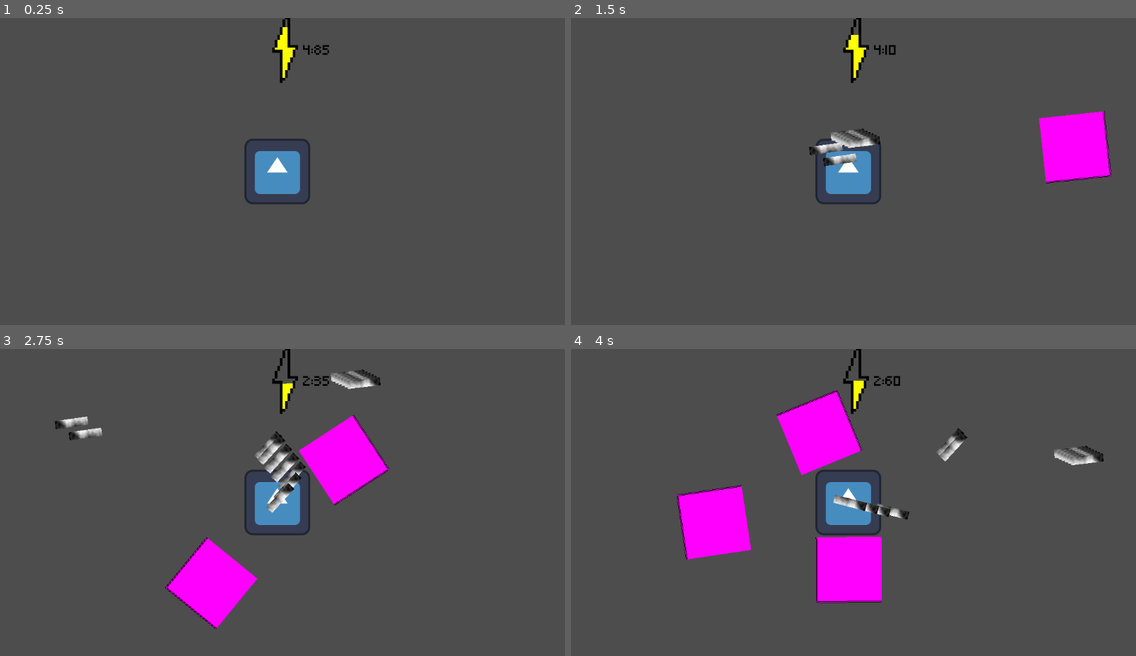
Above: before the commit, frames 1-4 (two rows, left to right).
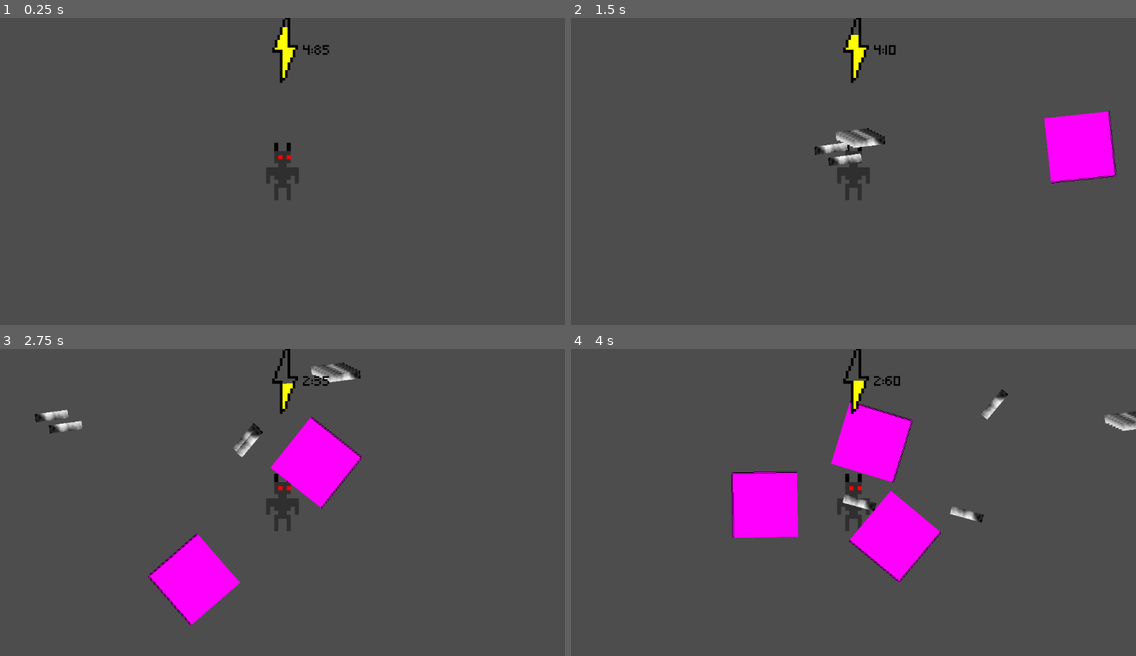
Above: after the commit, the same moments.

Repository: AJISGit/GMTK-2026-Game
Game: Godot game, scene res://scenes/main_scene.tscn
Same seed, same stepped clock (60 frames per second), same inputs: the game is played once before the commit and once after it. The engine's default icon, where the game draws it, is replaced by a stand-in: a white triangle on a blue panel in a dark square.
Inputs (mouse positions are in pixels of both pictures, inside the frame that each line leads up to):
- Up to frame 1 (0.25 s): no input
- Up to frame 2 (1.5 s): tap Enter at 0.5 s; move the mouse to (977, 156) at 0.52 s; press the mouse at (977, 156) at 0.53 s; hold D (move_right) 0.53-1.28 s; move the mouse to (740, 186) at 1.27 s; release the mouse at (740, 186) at 1.28 s; hold S (move_down) from 1.28 s (still down); click (740, 186) at 1.35 s
- Up to frame 3 (2.75 s): move the mouse to (339, 434) at 2.02 s; release S (move_down) at 2.03 s; press the mouse at (339, 434) at 2.03 s; hold D (move_right) from 2.03 s (still down)
- Up to frame 4 (4 s): move the mouse to (825, 563) at 2.77 s; release D (move_right) at 2.78 s; release the mouse at (825, 563) at 2.78 s; hold W (move_up) 2.78-3.53 s; click (825, 563) at 2.85 s; move the mouse to (1023, 548) at 3.52 s; press the mouse at (1023, 548) at 3.53 s; hold A (move_left) from 3.53 s (still down)

The runs differ from the first frame. In frame 1, 1.5% of the frame differs, in the area x 43-55%, y 39-61%; in frame 2, 2.4%; in frame 3, 7.2%; in frame 4, 15%, in the area x 18-100%, y 13-83%.

Commit message:
Add player animation image

Diff:
--- a/scenes/main_scene.tscn
+++ b/scenes/main_scene.tscn
@@ -192,9 +192,11 @@
 
 [node name="Player" parent="." unique_id=2028119880 instance=ExtResource("1_w2twt")]
 unique_name_in_owner = true
+scale = Vector2(8, 8)
 
 [node name="Camera2D" type="Camera2D" parent="Player" unique_id=1200336497]
 position = Vector2(10, 0)
+offset = Vector2(-80, 0)
 
 [node name="TheStuff" type="CanvasLayer" parent="Player/Camera2D" unique_id=1386341203]
 offset = Vector2(550, 300)
--- a/scenes/player.tscn
+++ b/scenes/player.tscn
@@ -1,25 +1,76 @@
 [gd_scene format=3 uid="uid://ejiowo0bn0y3"]
 
 [ext_resource type="Script" uid="uid://venxp0av7n45" path="res://scripts/robot.gd" id="1_g2els"]
-[ext_resource type="Texture2D" uid="uid://c0fypl2j6jud7" path="res://icon.svg" id="2_qhqgy"]
+[ext_resource type="Texture2D" uid="uid://clgpufim1v1x1" path="res://sprites/player.png" id="2_g2els"]
+
+[sub_resource type="AtlasTexture" id="AtlasTexture_g2els"]
+atlas = ExtResource("2_g2els")
+region = Rect2(9, 0, 8, 14)
+
+[sub_resource type="AtlasTexture" id="AtlasTexture_qhqgy"]
+atlas = ExtResource("2_g2els")
+region = Rect2(0, 0, 8, 14)
 
 [sub_resource type="AtlasTexture" id="AtlasTexture_dqkch"]
-atlas = ExtResource("2_qhqgy")
-region = Rect2(0, 0, 128, 128)
+atlas = ExtResource("2_g2els")
+region = Rect2(36, 0, 8, 14)
 
-[sub_resource type="SpriteFrames" id="SpriteFrames_qlg0r"]
+[sub_resource type="AtlasTexture" id="AtlasTexture_qlg0r"]
+atlas = ExtResource("2_g2els")
+region = Rect2(45, 0, 8, 14)
+
+[sub_resource type="AtlasTexture" id="AtlasTexture_tuyoq"]
+atlas = ExtResource("2_g2els")
+region = Rect2(18, 0, 8, 14)
+
+[sub_resource type="AtlasTexture" id="AtlasTexture_fjrip"]
+atlas = ExtResource("2_g2els")
+region = Rect2(27, 0, 8, 14)
+
+[sub_resource type="SpriteFrames" id="SpriteFrames_dqkch"]
 animations = [{
 "frames": [{
 "duration": 1.0,
-"texture": SubResource("AtlasTexture_dqkch")
+"texture": SubResource("AtlasTexture_g2els")
 }],
 "loop": true,
-"name": &"default",
+"name": &"idle_back",
+"speed": 5.0
+}, {
+"frames": [{
+"duration": 1.0,
+"texture": SubResource("AtlasTexture_qhqgy")
+}],
+"loop": true,
+"name": &"idle_front",
+"speed": 5.0
+}, {
+"frames": [{
+"duration": 1.0,
+"texture": SubResource("AtlasTexture_dqkch")
+}, {
+"duration": 1.0,
+"texture": SubResource("AtlasTexture_qlg0r")
+}],
+"loop": true,
+"name": &"walk_back",
+"speed": 5.0
+}, {
+"frames": [{
+"duration": 1.0,
+"texture": SubResource("AtlasTexture_tuyoq")
+}, {
+"duration": 1.0,
+"texture": SubResource("AtlasTexture_fjrip")
+}],
+"loop": true,
+"name": &"walk_front",
 "speed": 5.0
 }]
 
-[sub_resource type="RectangleShape2D" id="RectangleShape2D_tuyoq"]
-size = Vector2(127, 132)
+[sub_resource type="CapsuleShape2D" id="CapsuleShape2D_qlg0r"]
+radius = 3.5
+height = 12.0
 
 [node name="Player" type="CharacterBody2D" unique_id=2028119880 node_paths=PackedStringArray("sprite", "energy_timer")]
 script = ExtResource("1_g2els")
@@ -28,11 +79,14 @@
 metadata/_custom_type_script = "uid://venxp0av7n45"
 
 [node name="AnimatedSprite2D" type="AnimatedSprite2D" parent="." unique_id=143727711]
-sprite_frames = SubResource("SpriteFrames_qlg0r")
+sprite_frames = SubResource("SpriteFrames_dqkch")
+animation = &"walk_back"
+autoplay = "idle_front"
+frame_progress = 0.44886872
 
 [node name="CollisionShape2D" type="CollisionShape2D" parent="." unique_id=1343149269]
-position = Vector2(0.5, 1)
-shape = SubResource("RectangleShape2D_tuyoq")
+position = Vector2(-0.5, 0)
+shape = SubResource("CapsuleShape2D_qlg0r")
 
 [node name="Timer" type="Timer" parent="." unique_id=2046133336]
 wait_time = 0.00999999999999999
Binary file added: sprites/player.png
Not shown, added: sprites/player.png.import
